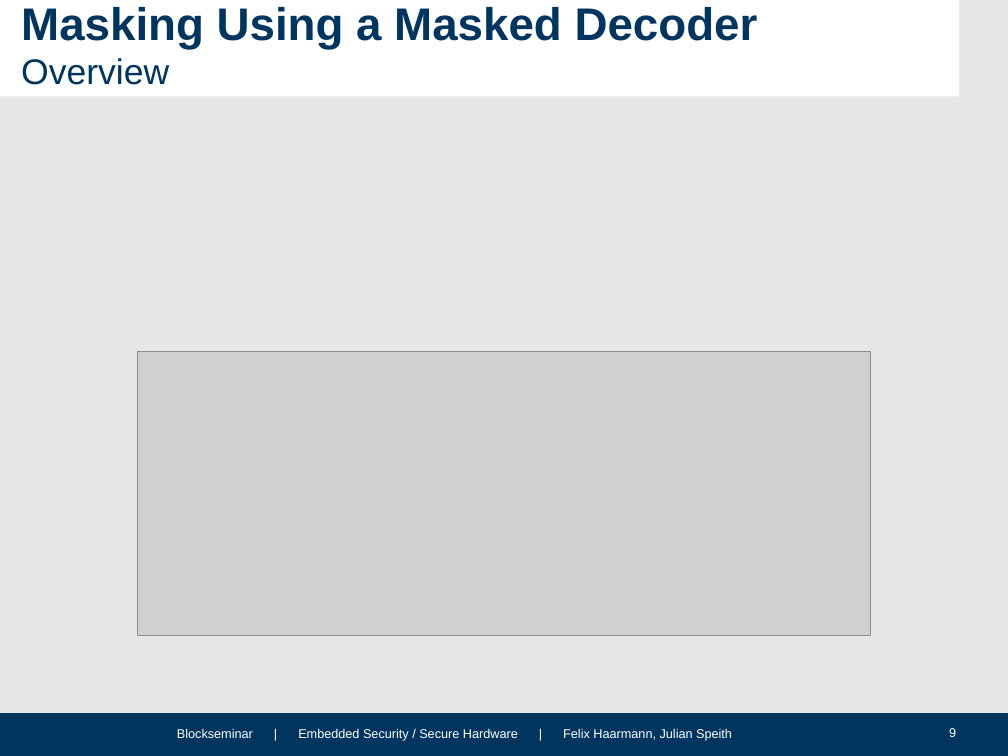
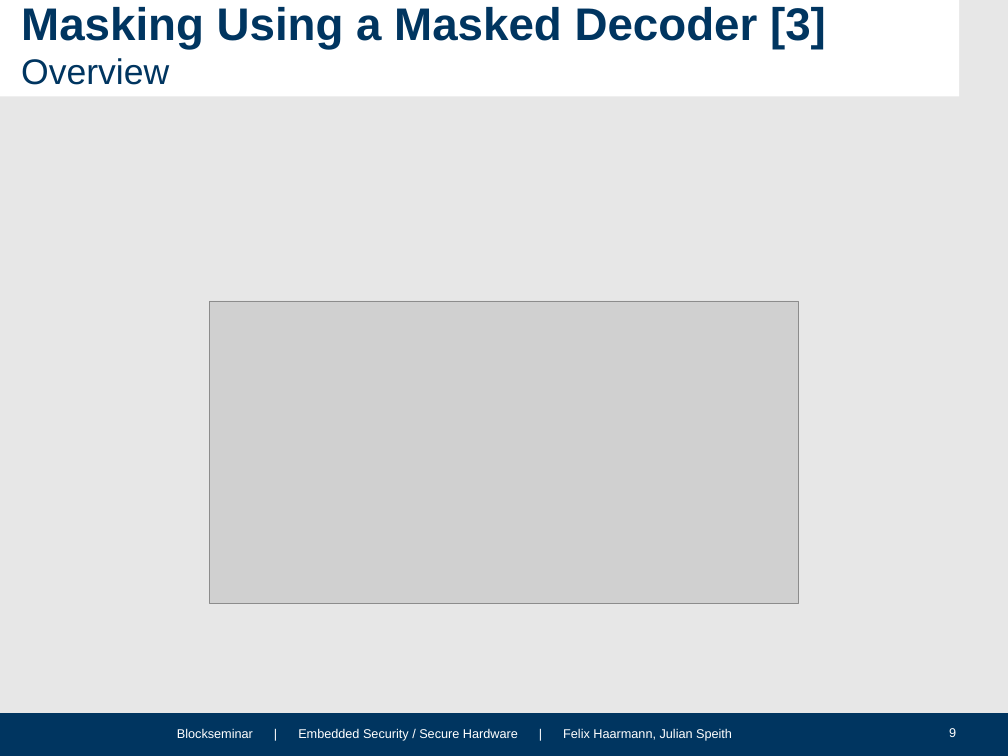
Before and after one commit to HFelixA/emsecseminar, a slide deck: slide 9 of presentation/Julian.pptx. Drawn at 1008x756 pixels with LibreOffice and Linux fonts; fonts in the diff are those of the drawing; grey boxes stand for pictures; background and template pictures are left out. Boxes give left, top, right and bottom in pixels: in the first picture for what was removed or moved away, otherwise in the second. Text is boxed around its words. In the diff, an @@ line names an element or a change of style, - is before the commit and + after.

```diff
--- a/presentation/Julian.pptx
+++ b/presentation/Julian.pptx
@@ title at box(21, 7, 826, 85): text changed @@
-Masking Using a Masked Decoder
-Overview
+Masking Using a Masked Decoder [3]
+Overview
@@ picture: place and size @@
-picture at box(137, 351, 871, 635)
+picture at box(209, 301, 799, 604)
```
Also in this commit, not shown: 5 other slides changed, 1 other file.
